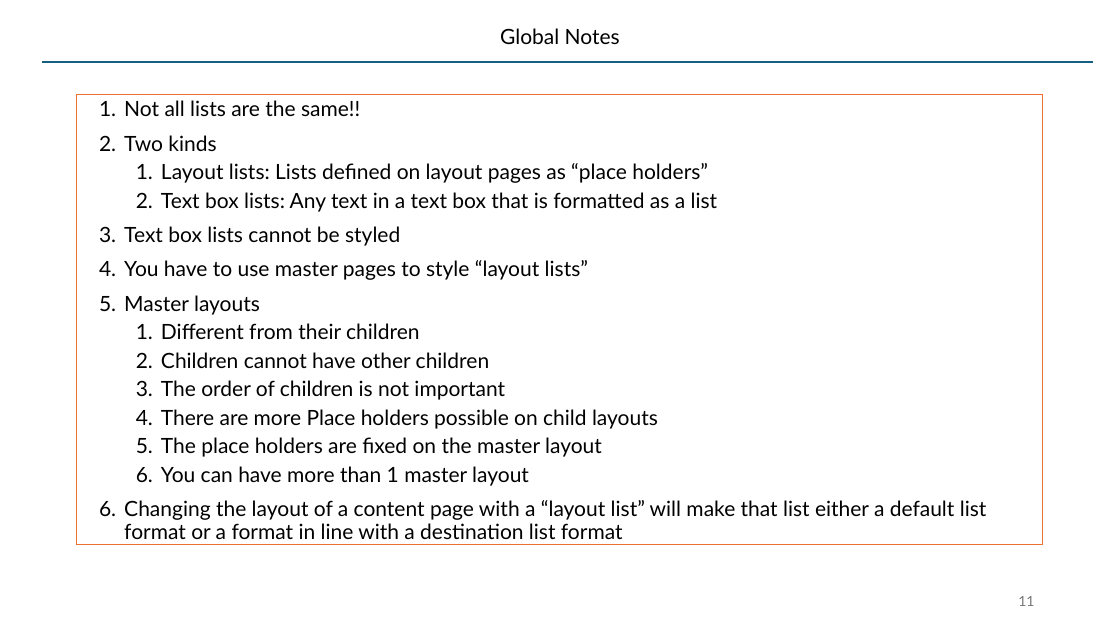
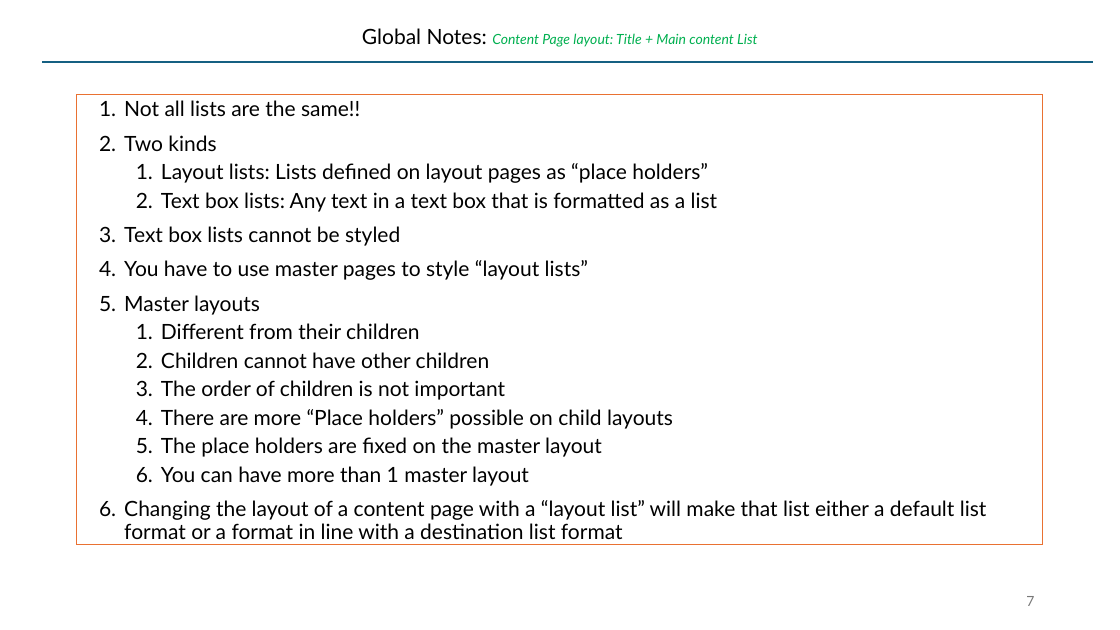
Before and after one commit to SatyaKomatineni/articles-repo, a slide deck: slide 7 of architecture/styling-lists-in-powerpoint.pptx (slide 11 before the commit). Drawn at 1120x630 pixels with LibreOffice and Linux fonts; fonts in the diff are those of the drawing. Boxes give left, top, right and bottom in pixels: in the first picture for what was removed or moved away, otherwise in the second. Text is boxed around its words. In the diff, an @@ line names an element or a change of style, - is before the commit and + after.

Commit message:
clarity to ppt master layouts

```diff
--- a/architecture/styling-lists-in-powerpoint.pptx
+++ b/architecture/styling-lists-in-powerpoint.pptx
@@ title at (362,28,757,47): text changed; size 18 to 12 pt; text colour #000000 to #00B050; italic on @@
-Global Notes
+Global Notes: Content Page layout: Title + Main content List
@@ text at (161,409,673,429): text changed @@
-  4. There are more Place holders possible on child layouts
+  4. There are more “Place holders” possible on child layouts
@@ page number at (1026,596,1034,606): text changed @@
-11
+7
```
Also in this commit, not shown: 7 other slides changed, 7 slides added.
